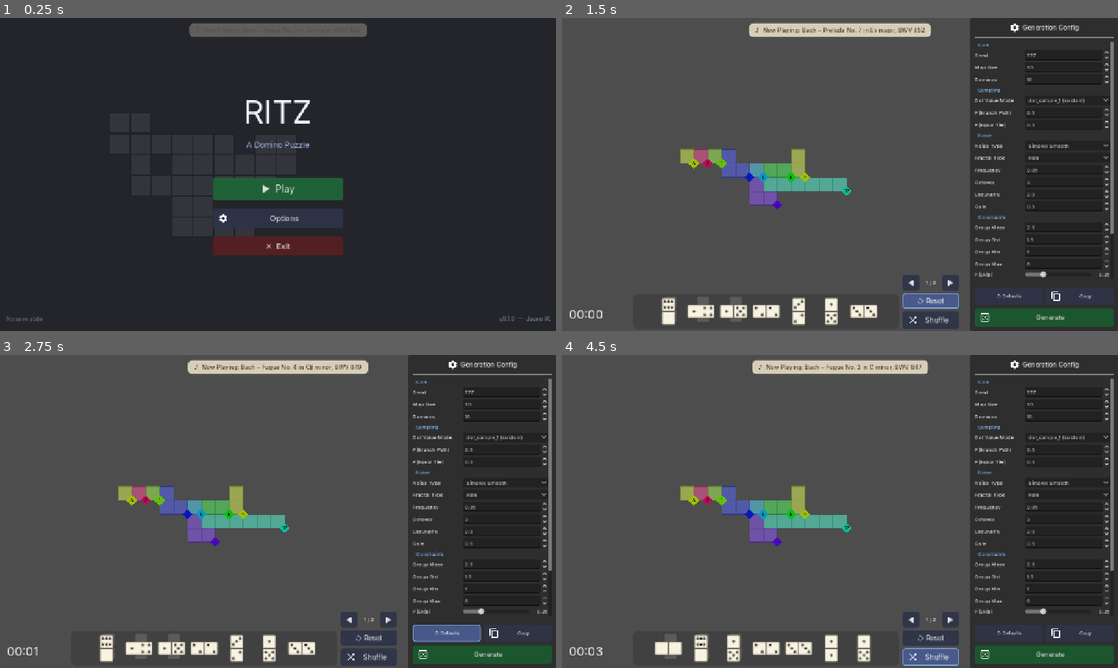
Above: before the commit, frames 1-4 (two rows, left to right).
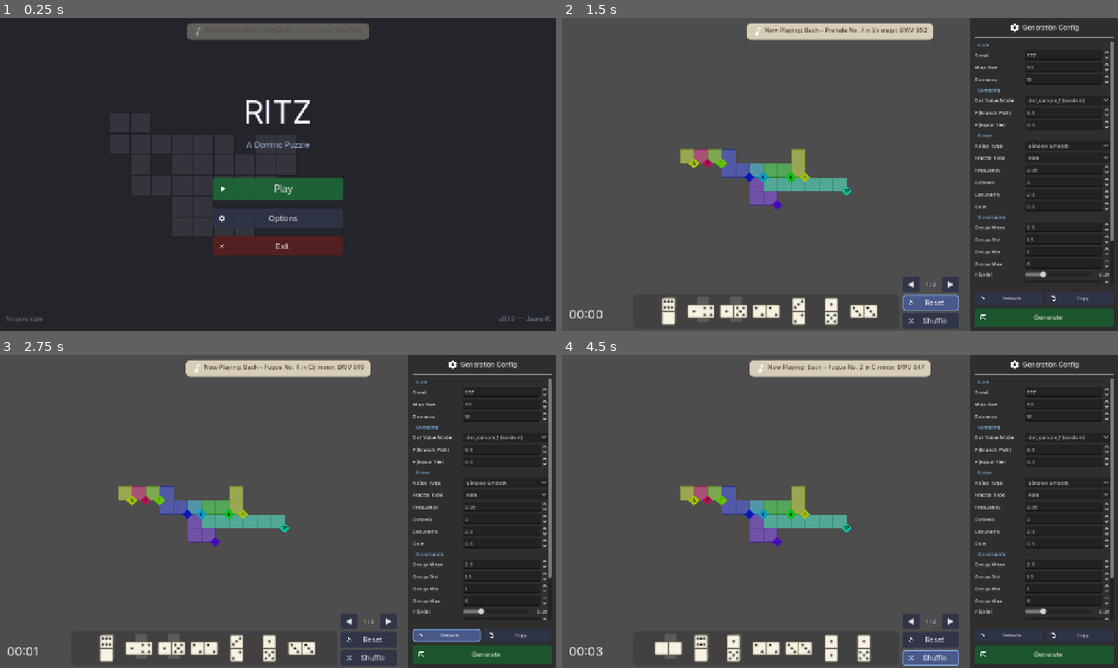
Above: after the commit, the same moments.

Repository: Javen-W/Ritz
Game: Godot game, scene res://scenes/main_menu.tscn
Same seed, same stepped clock (60 frames per second), same inputs: the game is played once before the commit and once after it. Sound files missing from this copy of the repository are replaced by a short silence.
Inputs:
- Up to frame 1 (0.25 s): no input
- Up to frame 2 (1.5 s): click "▶ Play" (after the commit: "Play") at 0.5 s; click "↺ Reset" (after the commit: "Reset") at 1.25 s
- Up to frame 3 (2.75 s): click "↺ Defaults" (after the commit: "Defaults") at 2 s
- Up to frame 4 (4.5 s): click "◀" at 2.75 s; click "▶" at 3.5 s; click "Shuffle" at 4.25 s

The runs differ from the first frame. In frame 1, 0.6% of the frame differs, in the area x 33-67%, y 1-74%; in frame 2, 1.3%; in frame 3, 1.4%, in the area x 33-100%, y 1-98%; in frame 4, 1.3%.

Commit message:
feat: complete SVG icon coverage for all emoji/symbols + fix centering + proportional sizing
Agent-Logs-Url: https://github.com/Javen-W/Ritz/sessions/bd766ecc-e8f9-497f-9cf1-283e163a7a5c

Co-authored-by: Javen-W <21213702+Javen-W@users.noreply.github.com>

Diff:
--- /dev/null
+++ b/assets/icons/icon_close.svg
@@ -0,0 +1,3 @@
+<svg xmlns="http://www.w3.org/2000/svg" viewBox="0 0 24 24" width="24" height="24">
+  <path fill="white" d="M19 6.41L17.59 5 12 10.59 6.41 5 5 6.41 10.59 12 5 17.59 6.41 19 12 13.41 17.59 19 19 17.59 13.41 12z"/>
+</svg>
--- /dev/null
+++ b/assets/icons/icon_music.svg
@@ -0,0 +1,3 @@
+<svg xmlns="http://www.w3.org/2000/svg" viewBox="0 0 24 24" width="24" height="24">
+  <path fill="white" d="M12 3v10.55c-.59-.34-1.27-.55-2-.55-2.21 0-4 1.79-4 4s1.79 4 4 4 4-1.79 4-4V7h4V3h-6z"/>
+</svg>
--- /dev/null
+++ b/assets/icons/icon_party.svg
@@ -0,0 +1,3 @@
+<svg xmlns="http://www.w3.org/2000/svg" viewBox="0 0 24 24" width="24" height="24">
+  <path fill="white" d="M12 2l3.09 6.26L22 9.27l-5 4.87 1.18 6.88L12 17.77l-6.18 3.25L7 14.14 2 9.27l6.91-1.01L12 2z"/>
+</svg>
--- /dev/null
+++ b/assets/icons/icon_play.svg
@@ -0,0 +1,3 @@
+<svg xmlns="http://www.w3.org/2000/svg" viewBox="0 0 24 24" width="24" height="24">
+  <path fill="white" d="M8 5v14l11-7z"/>
+</svg>
--- /dev/null
+++ b/assets/icons/icon_reset.svg
@@ -0,0 +1,3 @@
+<svg xmlns="http://www.w3.org/2000/svg" viewBox="0 0 24 24" width="24" height="24">
+  <path fill="white" d="M12 5V1L7 6l5 5V7c3.31 0 6 2.69 6 6s-2.69 6-6 6-6-2.69-6-6H4c0 4.42 3.58 8 8 8s8-3.58 8-8-3.58-8-8-8z"/>
+</svg>
--- a/scripts/domino_panel.gd
+++ b/scripts/domino_panel.gd
@@ -69,7 +69,9 @@
 	_update_pagination_ui()
 
 	var reset_btn := Button.new()
-	reset_btn.text = "↺ Reset"
+	reset_btn.text = "Reset"
+	reset_btn.icon = load("res://assets/icons/icon_reset.svg")
+	reset_btn.add_theme_constant_override("icon_max_width", 14)
 	reset_btn.focus_mode = Control.FOCUS_NONE
 	_button_container.add_child(reset_btn)
 	reset_btn.pressed.connect(_on_reset_button_pressed)
@@ -78,6 +80,7 @@
 	var shuffle_btn := Button.new()
 	shuffle_btn.text = "Shuffle"
 	shuffle_btn.icon = load("res://assets/icons/icon_shuffle.svg")
+	shuffle_btn.add_theme_constant_override("icon_max_width", 14)
 	shuffle_btn.focus_mode = Control.FOCUS_NONE
 	_button_container.add_child(shuffle_btn)
 	shuffle_btn.pressed.connect(_on_shuffle_button_pressed)
--- a/scripts/game_hud.gd
+++ b/scripts/game_hud.gd
@@ -122,12 +122,24 @@
 	vbox.add_theme_constant_override("separation", 18)
 	margin.add_child(vbox)
 
+	# Title row: party icon + "Puzzle Complete!" label centred together
+	var title_row := HBoxContainer.new()
+	title_row.alignment = BoxContainer.ALIGNMENT_CENTER
+	title_row.add_theme_constant_override("separation", 10)
+	vbox.add_child(title_row)
+	var title_icon := TextureRect.new()
+	title_icon.texture = load("res://assets/icons/icon_party.svg")
+	title_icon.stretch_mode = TextureRect.STRETCH_KEEP_ASPECT_CENTERED
+	title_icon.custom_minimum_size = Vector2(36, 36)
+	title_icon.size_flags_horizontal = Control.SIZE_SHRINK_CENTER
+	title_icon.size_flags_vertical   = Control.SIZE_SHRINK_CENTER
+	title_row.add_child(title_icon)
 	var title := Label.new()
-	title.text = "🎉  Puzzle Complete!"
-	title.horizontal_alignment = HORIZONTAL_ALIGNMENT_CENTER
+	title.text = "Puzzle Complete!"
+	title.size_flags_horizontal = Control.SIZE_SHRINK_CENTER
 	title.add_theme_font_size_override("font_size", 40)
 	title.add_theme_color_override("font_color", SUCCESS_COLOR)
-	vbox.add_child(title)
+	title_row.add_child(title)
 
 	_win_message_label = Label.new()
 	_win_message_label.text = "Completed in 00:00"
--- a/scripts/gen_panel.gd
+++ b/scripts/gen_panel.gd
@@ -95,9 +95,12 @@
 	title_icon.texture = load("res://assets/icons/icon_gear.svg")
 	title_icon.stretch_mode = TextureRect.STRETCH_KEEP_ASPECT_CENTERED
 	title_icon.custom_minimum_size = Vector2(18, 18)
+	title_icon.size_flags_horizontal = Control.SIZE_SHRINK_CENTER
+	title_icon.size_flags_vertical   = Control.SIZE_SHRINK_CENTER
 	title_row.add_child(title_icon)
 	var title := Label.new()
 	title.text = "Generation Config"
+	title.size_flags_horizontal = Control.SIZE_SHRINK_CENTER
 	title.add_theme_font_size_override("font_size", 15)
 	title.add_theme_color_override("font_color", Color.WHITE)
 	title_row.add_child(title)
@@ -218,7 +221,9 @@
 	outer.add_child(util_row)
 
 	var reset_defaults_btn := Button.new()
-	reset_defaults_btn.text = "↺ Defaults"
+	reset_defaults_btn.text = "Defaults"
+	reset_defaults_btn.icon = load("res://assets/icons/icon_reset.svg")
+	reset_defaults_btn.add_theme_constant_override("icon_max_width", 12)
 	reset_defaults_btn.focus_mode = Control.FOCUS_NONE
 	reset_defaults_btn.size_flags_horizontal = Control.SIZE_EXPAND_FILL
 	reset_defaults_btn.add_theme_font_size_override("font_size", 11)
@@ -229,6 +234,7 @@
 	var copy_btn := Button.new()
 	copy_btn.text = "Copy"
 	copy_btn.icon = load("res://assets/icons/icon_copy.svg")
+	copy_btn.add_theme_constant_override("icon_max_width", 12)
 	copy_btn.focus_mode = Control.FOCUS_NONE
 	copy_btn.size_flags_horizontal = Control.SIZE_EXPAND_FILL
 	copy_btn.add_theme_font_size_override("font_size", 11)
@@ -239,6 +245,7 @@
 	var gen_btn := Button.new()
 	gen_btn.text = "Generate"
 	gen_btn.icon = load("res://assets/icons/icon_dice.svg")
+	gen_btn.add_theme_constant_override("icon_max_width", 15)
 	gen_btn.focus_mode = Control.FOCUS_NONE
 	gen_btn.add_theme_font_size_override("font_size", 15)
 	gen_btn.custom_minimum_size = Vector2(0, 42)
--- a/scripts/main_menu.gd
+++ b/scripts/main_menu.gd
@@ -308,7 +308,9 @@
 
 	# Play button
 	var play_btn := Button.new()
-	play_btn.text = "▶  Play"
+	play_btn.text = "Play"
+	play_btn.icon = load("res://assets/icons/icon_play.svg")
+	play_btn.add_theme_constant_override("icon_max_width", 22)
 	play_btn.focus_mode = Control.FOCUS_NONE
 	play_btn.custom_minimum_size = Vector2(240, 52)
 	play_btn.add_theme_font_size_override("font_size", 22)
@@ -322,6 +324,7 @@
 	var options_btn := Button.new()
 	options_btn.text = "Options"
 	options_btn.icon = load("res://assets/icons/icon_gear.svg")
+	options_btn.add_theme_constant_override("icon_max_width", 18)
 	options_btn.focus_mode = Control.FOCUS_NONE
 	options_btn.custom_minimum_size = Vector2(240, 44)
 	options_btn.add_theme_font_size_override("font_size", 18)
@@ -332,7 +335,9 @@
 	# Exit button — hidden on web (quitting a browser tab is not meaningful)
 	if not OS.has_feature("web"):
 		var exit_btn := Button.new()
-		exit_btn.text = "✕  Exit"
+		exit_btn.text = "Exit"
+		exit_btn.icon = load("res://assets/icons/icon_close.svg")
+		exit_btn.add_theme_constant_override("icon_max_width", 16)
 		exit_btn.focus_mode = Control.FOCUS_NONE
 		exit_btn.custom_minimum_size = Vector2(240, 44)
 		exit_btn.add_theme_font_size_override("font_size", 18)
--- a/scripts/music_manager.gd
+++ b/scripts/music_manager.gd
@@ -107,6 +107,7 @@
 
 const NP_MAX_WIDTH:     float = 480.0   # maximum width of the notification panel
 const NP_FONT_SIZE:     int   = 14
+const NP_ICON_SIZE:     float = 14.0    # music-note icon size; matches NP_FONT_SIZE
 const NP_FADE_DURATION: float = 0.7     # seconds for each fade in/out
 const NP_HOLD_DURATION: float = 5.5     # seconds the notification stays fully visible
 const NP_SCROLL_SPEED:  float = 45.0    # pixels per second for long-title scrolling
@@ -117,6 +118,7 @@
 # Node references for the "Now Playing" overlay
 var _np_layer:         CanvasLayer
 var _np_panel:         PanelContainer
+var _np_icon:          TextureRect       # fixed music-note icon (does not scroll)
 var _np_clip:          Control           # clipping container for the label
 var _np_label:         Label
 
@@ -318,11 +320,25 @@
 	_np_panel.modulate.a = 0.0   # start invisible
 	_np_layer.add_child(_np_panel)
 
+	# Row: [fixed music icon] [scrolling label inside clip]
+	var np_hbox := HBoxContainer.new()
+	np_hbox.add_theme_constant_override("separation", 4)
+	_np_panel.add_child(np_hbox)
+
+	# Music note icon — always visible, never scrolls
+	_np_icon = TextureRect.new()
+	_np_icon.texture = load("res://assets/icons/icon_music.svg")
+	_np_icon.stretch_mode = TextureRect.STRETCH_KEEP_ASPECT_CENTERED
+	_np_icon.custom_minimum_size = Vector2(NP_ICON_SIZE, NP_ICON_SIZE)
+	_np_icon.size_flags_horizontal = Control.SIZE_SHRINK_BEGIN
+	_np_icon.size_flags_vertical   = Control.SIZE_SHRINK_CENTER
+	np_hbox.add_child(_np_icon)
+
 	# Clipping container: caps the width for long titles
 	_np_clip = Control.new()
 	_np_clip.clip_children = CanvasItem.CLIP_CHILDREN_ONLY
 	_np_clip.custom_minimum_size = Vector2(0.0, 0.0)
-	_np_panel.add_child(_np_clip)
+	np_hbox.add_child(_np_clip)
 
 	# Label: the actual "Now Playing: …" text
 	_np_label = Label.new()
@@ -334,7 +350,7 @@
 
 ## Display the "Now Playing" notification for the given song title.
 func _show_now_playing(title: String) -> void:
-	_np_label.text = "♪  Now Playing: %s" % title
+	_np_label.text = "Now Playing: %s" % title
 
 	# Wait one frame for the label to compute its size, then position the panel.
 	await get_tree().process_frame
@@ -369,14 +385,16 @@
 	var vp_size  := get_viewport().get_visible_rect().size if get_viewport() else Vector2(1280.0, 720.0)
 	_np_label_width = _np_label.get_minimum_size().x
 
-	# Clip width: the label's natural width capped at NP_MAX_WIDTH
-	var clip_w := minf(_np_label_width, NP_MAX_WIDTH)
-	_np_overflow = maxf(_np_label_width - NP_MAX_WIDTH, 0.0)
+	# Clip width: label capped at NP_MAX_WIDTH minus the fixed icon+separator space
+	var icon_total := NP_ICON_SIZE + 4.0   # icon width + hbox separation constant
+	var max_label_w := NP_MAX_WIDTH - icon_total
+	var clip_w := minf(_np_label_width, max_label_w)
+	_np_overflow = maxf(_np_label_width - max_label_w, 0.0)
 
 	_np_clip.custom_minimum_size = Vector2(clip_w, _np_label.get_minimum_size().y)
 	_np_clip.size                = _np_clip.custom_minimum_size
 
-	# Force panel to reflow (it wraps _np_clip)
+	# Force panel to reflow (it wraps the hbox which contains icon + clip)
 	_np_panel.reset_size()
 
 	# Centre horizontally, 12 px from top
--- a/scripts/options_menu.gd
+++ b/scripts/options_menu.gd
@@ -75,9 +75,12 @@
 	title_icon.texture = load("res://assets/icons/icon_gear.svg")
 	title_icon.stretch_mode = TextureRect.STRETCH_KEEP_ASPECT_CENTERED
 	title_icon.custom_minimum_size = Vector2(20, 20)
+	title_icon.size_flags_horizontal = Control.SIZE_SHRINK_CENTER
+	title_icon.size_flags_vertical   = Control.SIZE_SHRINK_CENTER
 	title_row.add_child(title_icon)
 	var title := Label.new()
 	title.text = "Options"
+	title.size_flags_horizontal = Control.SIZE_SHRINK_CENTER
 	title.add_theme_font_size_override("font_size", TITLE_FONT_SIZE)
 	title.add_theme_color_override("font_color", Color.WHITE)
 	title_row.add_child(title)
@@ -168,7 +171,9 @@
 	# ── Back button ──────────────────────────────────────────────────────────
 	outer.add_child(HSeparator.new())
 	var back_btn := Button.new()
-	back_btn.text = "✕  Close"
+	back_btn.text = "Close"
+	back_btn.icon = load("res://assets/icons/icon_close.svg")
+	back_btn.add_theme_constant_override("icon_max_width", 14)
 	back_btn.focus_mode = Control.FOCUS_NONE
 	back_btn.custom_minimum_size = Vector2(0, 38)
 	back_btn.pressed.connect(hide_options)
Not shown, added: assets/icons/icon_close.svg.import
Not shown, added: assets/icons/icon_music.svg.import
Not shown, added: assets/icons/icon_party.svg.import
Not shown, added: assets/icons/icon_play.svg.import
Not shown, added: assets/icons/icon_reset.svg.import
